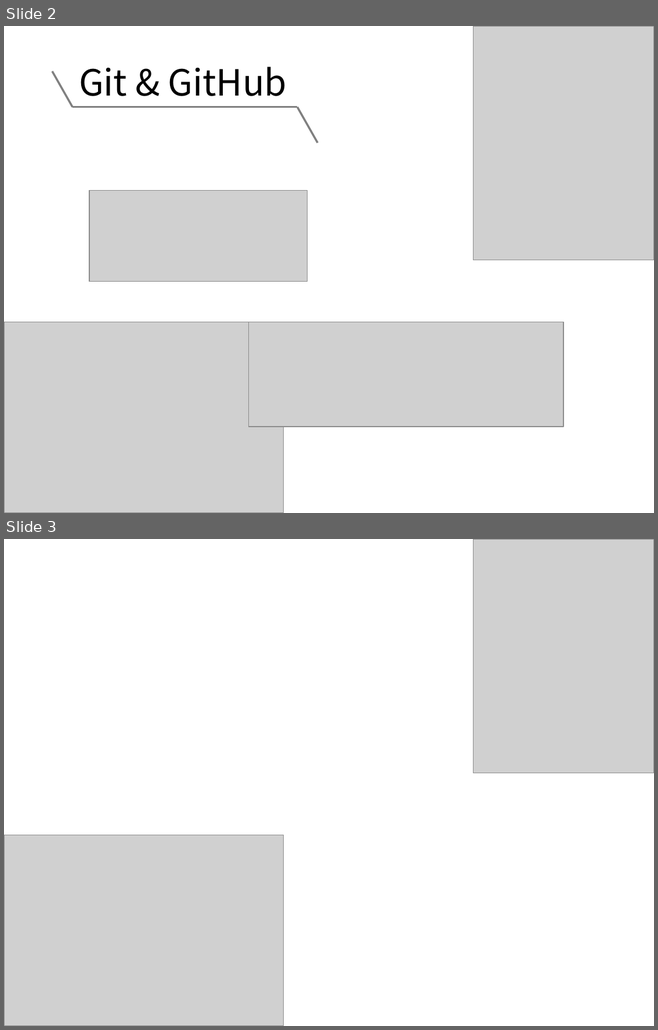
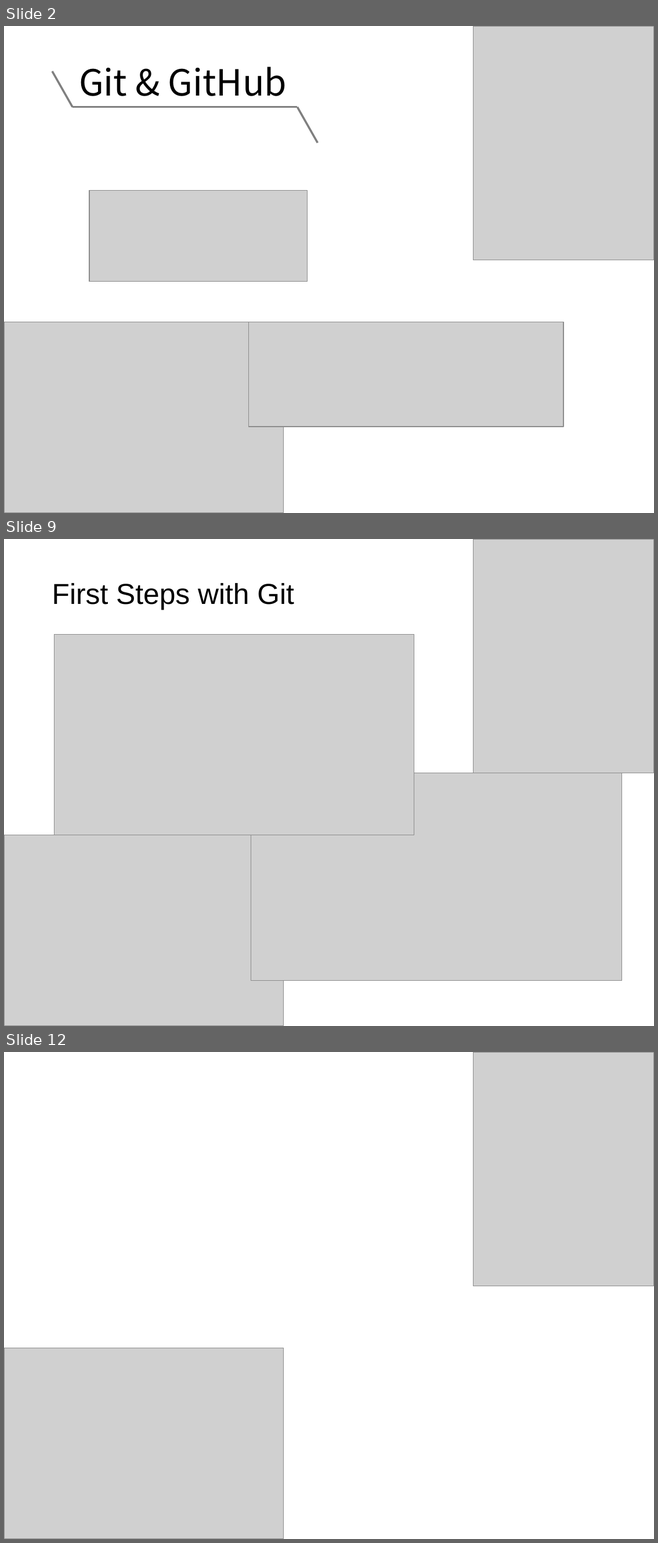
Before and after one commit to NCKU-BDA-2020/TA_Git_GitHub, a slide deck: TA_Class_III.pptx. Shown one above the other, each under a label of ours: slides 2 and 3 before the commit, slides 2, 9 and 12 after it; the slides between them are not shown. The pictures are 658x1030 and 658x1543 pixels, drawn with LibreOffice and Linux fonts; fonts in the diff are those of the drawing; grey boxes stand for pictures. Boxes give left, top, right and bottom in pixels: in the first picture for what was removed or moved away, otherwise in the second. Text is boxed around its words. In the diff, an @@ line names an element or a change of style, - is before the commit and + after.

```diff
--- a/TA_Class_III.pptx
+++ b/TA_Class_III.pptx
@@ slide 9 added at (4,539,654,1026), background #FFFFFF @@
@@ picture added at (473,539,654,773) @@
@@ text added at (52,583,294,610), 32 pt, text #000000 @@
+First Steps with Git
@@ picture added at (54,635,414,835) @@
@@ picture added at (251,773,621,981) @@
@@ picture added at (4,835,284,1026) @@
@@ what was slide 3 is now slide 12 @@
```
Also in this commit, not shown: 15 other slides added.
